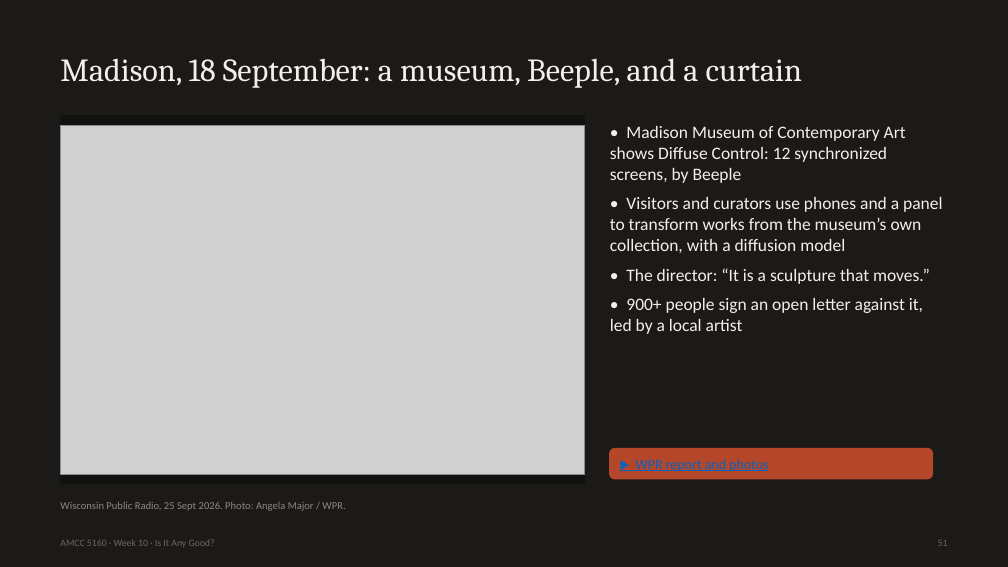
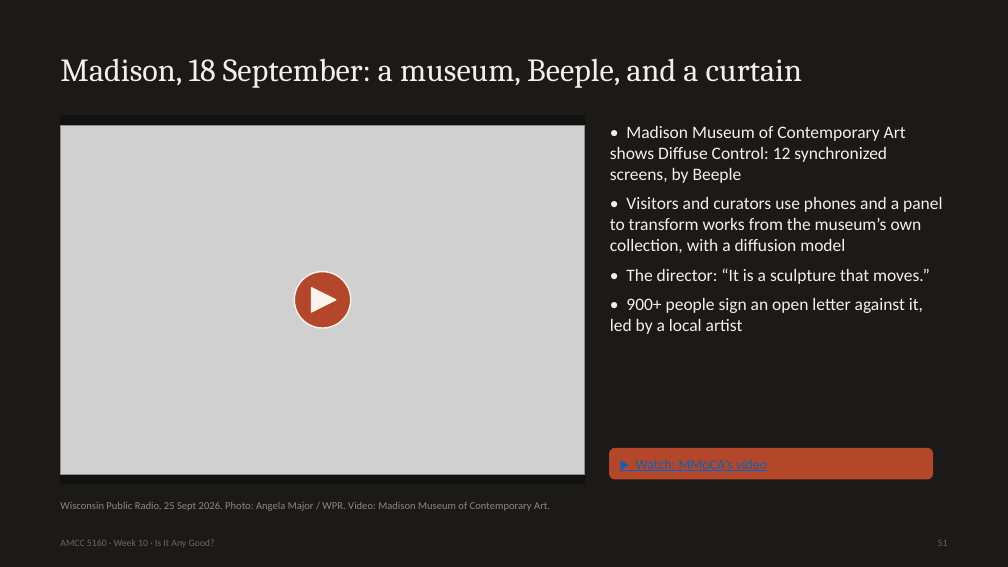
Before and after one commit to leehomyc/leehomyc.github.io, a slide deck: slide 51 of amcc5160/lecture-10/downloads/Lecture10_Slides.pptx. Drawn at 1008x567 pixels with LibreOffice and Linux fonts; fonts in the diff are those of the drawing; grey boxes stand for pictures. Boxes give left, top, right and bottom in pixels: in the first picture for what was removed or moved away, otherwise in the second. Text is boxed around its words. In the diff, an @@ line names an element or a change of style, - is before the commit and + after.

```diff
--- a/amcc5160/lecture-10/downloads/Lecture10_Slides.pptx
+++ b/amcc5160/lecture-10/downloads/Lecture10_Slides.pptx
@@ ellipse added at (294, 271, 351, 328), fill #B4472A, outline #FBF3EC 1 pt @@
@@ triangle added at (311, 287, 336, 311), fill #FBF3EC, outline #FBF3EC 1 pt @@
@@ text at (635, 459, 767, 471): text changed @@
-▶ WPR report and photos
+▶ Watch: MMoCA’s video
@@ text at (60, 502, 550, 511): text changed @@
-Wisconsin Public Radio, 25 Sept 2026. Photo: Angela Major / WPR.
+Wisconsin Public Radio, 25 Sept 2026. Photo: Angela Major / WPR. Video: Madison Museum of Contemporary Art.
```
Also in this commit, not shown: 8 other slides changed, 16 other files.
